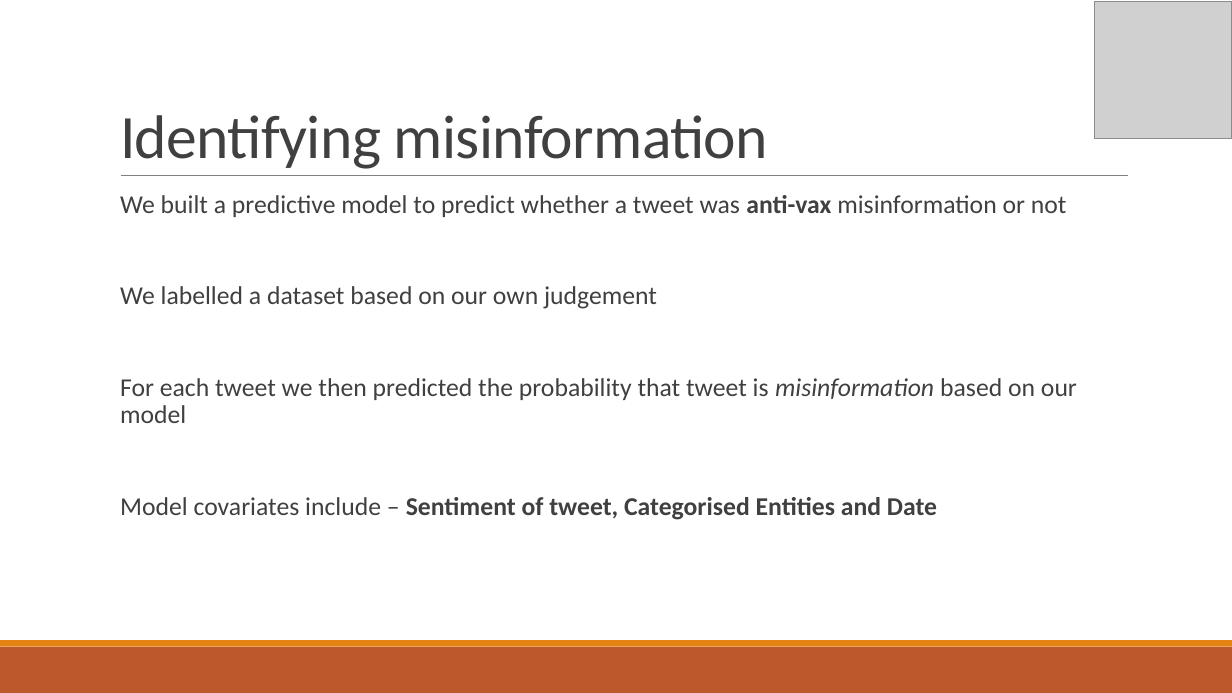
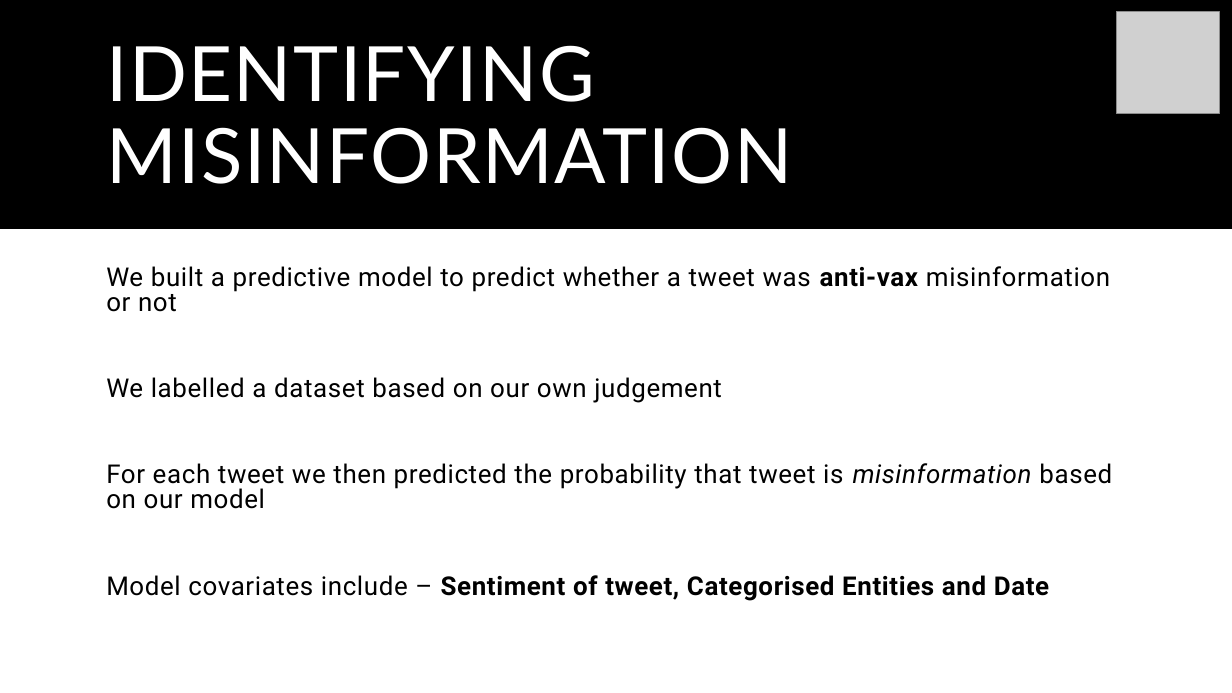
Before and after one commit to WellcomeIdeathon2023/The_Social_Scientists, a slide deck: slide 6 of Powerpoint presentation.pptx. Drawn at 1232x693 pixels with LibreOffice and Linux fonts; fonts in the diff are those of the drawing; grey boxes stand for pictures. Boxes give left, top, right and bottom in pixels: in the first picture for what was removed or moved away, otherwise in the second. Text is boxed around its words. In the diff, an @@ line names an element or a change of style, - is before the commit and + after.

```diff
--- a/Powerpoint presentation.pptx
+++ b/Powerpoint presentation.pptx
@@ rectangle added at [0,0,1232,229], fill #000000 @@
@@ picture: place and size @@
-picture at [1095,2,1232,139]
+picture at [1117,11,1220,114]
@@ title "IDENTIFYING MISINFORMATION" at [106,45,792,184]: vertical alignment bottom to middle @@
@@ title at [106,45,792,184]: text changed; size 48 to 59.4 pt; font Calibri to Lato; text colour #404040 to #FFFFFF @@
-Identifying misinformation
+IDENTIFYING MISINFORMATION
@@ line removed from (121, 176) to (1128, 176) @@
@@ text "We built a predictive model ...": place and size @@
-text "We built a predictive model ..." at [120,195,1077,520]
+text "We built a predictive model ..." at [106,266,1112,601]
@@ text "We built a predictive model ..." at [106,266,1112,601]: size 20 to 20.1 pt, font Calibri to Roboto, text colour #404040 to #000000, letter spacing 0 to 0.5 pt; bullet   to none; line spacing 0.9 to 0.81 @@
@@ rectangle removed at [0,647,1232,693] @@
@@ rectangle removed at [0,640,1232,647] @@
```
Also in this commit, not shown: 9 other slides changed, 3 other files.
